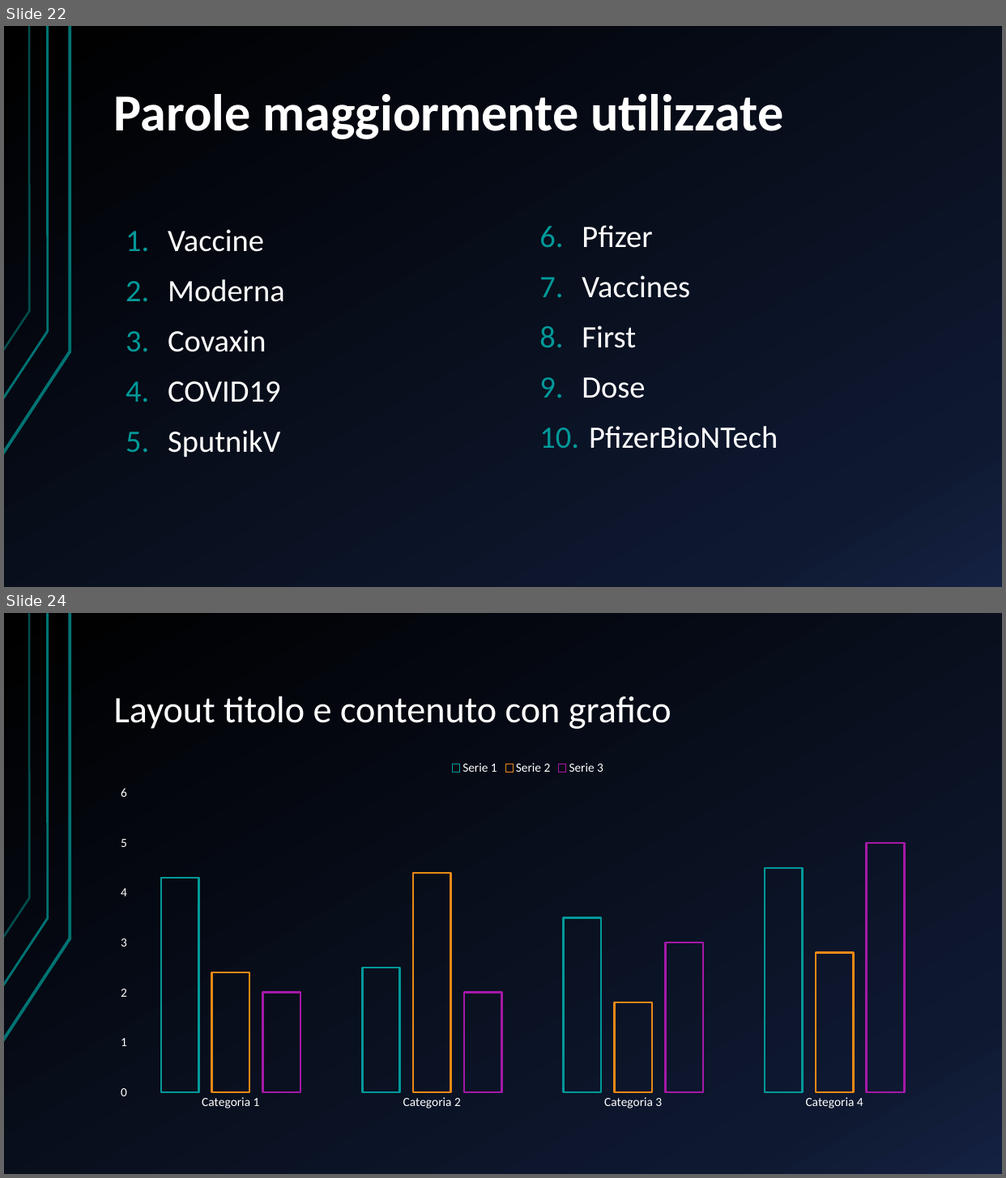
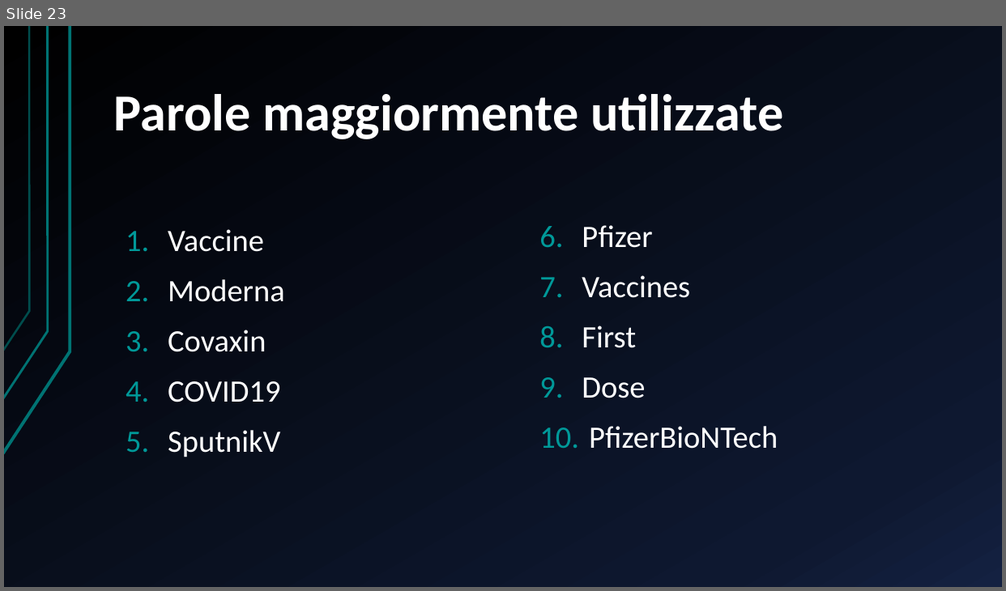
Before and after one commit to DanieleCampopiano/Semantic-Intelligence, a slide deck: Presentazione/Presentazione Progetto.pptx. Shown one above the other, each under a label of ours: slides 22 and 24 before the commit, slide 23 after it; the slides between them are not shown. The pictures are 1006x1178 and 1006x591 pixels, drawn with LibreOffice and Linux fonts; fonts in the diff are those of the drawing. Boxes give left, top, right and bottom in pixels: in the first picture for what was removed or moved away, otherwise in the second. Text is boxed around its words. In the diff, an @@ line names an element or a change of style, - is before the commit and + after.

```diff
--- a/Presentazione/Presentazione Progetto.pptx
+++ b/Presentazione/Presentazione Progetto.pptx
@@ slide 24 removed at [4,613,1002,1174], background gradient #000000 to #0F1931 to #142242; not listed: 3 template elements that a slide beside it also shows @@
@@ title removed at [114,696,671,729] @@
-Layout titolo e contenuto con grafico
@@ column chart removed at [104,752,952,1118] @@
-categories: Categoria 1, Categoria 2, Categoria 3, Categoria 4
-Serie 1: 4.3, 2.5, 3.5, 4.5
-Serie 2: 2.4, 4.4, 1.8, 2.8
-Serie 3: 2, 2, 3, 5
@@ what was slide 22 is now slide 23 @@
```
Also in this commit, not shown: 4 slides changed, 6 slides added, 1 other slide removed, 2 other files.
